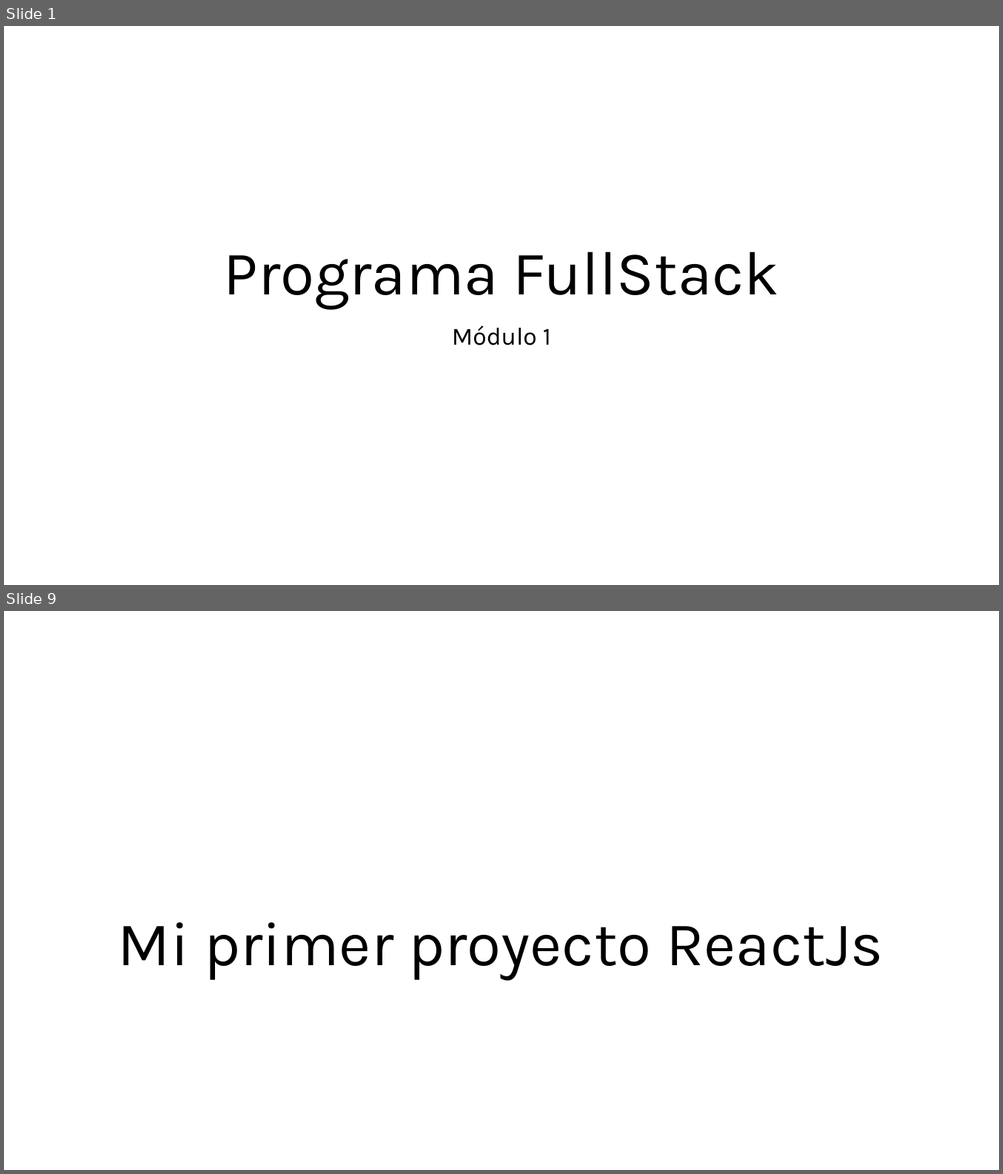
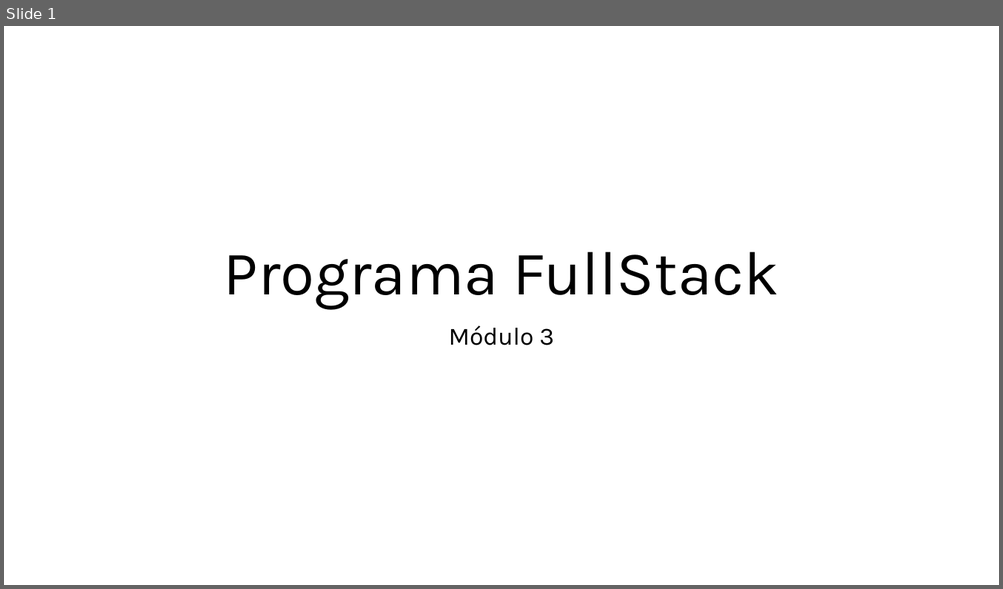
Before and after one commit to enmanuelmag/Bootcamp-FullStack, a slide deck: Unidad_3/Presentación.pptx. Shown one above the other, each under a label of ours: slides 1 and 9 before the commit, slide 1 after it; the slides between them are not shown. The pictures are 1003x1174 and 1003x589 pixels, drawn with LibreOffice and Linux fonts; fonts in the diff are those of the drawing. Boxes give left, top, right and bottom in pixels: in the first picture for what was removed or moved away, otherwise in the second. Text is boxed around its words. In the diff, an @@ line names an element or a change of style, - is before the commit and + after.

```diff
--- a/Unidad_3/Presentación.pptx
+++ b/Unidad_3/Presentación.pptx
@@ slide 9 removed at [4, 611, 999, 1170], background #FFFFFF @@
@@ title removed at [118, 923, 883, 980] @@
-Mi primer proyecto ReactJs
@@ slide 1 changed as well @@
@@ subtitle at [449, 326, 554, 346]: text changed @@
-Módulo 1
+Módulo 3
```
Also in this commit, not shown: 1 other slide changed, 3 slides added, 13 other slides removed.
